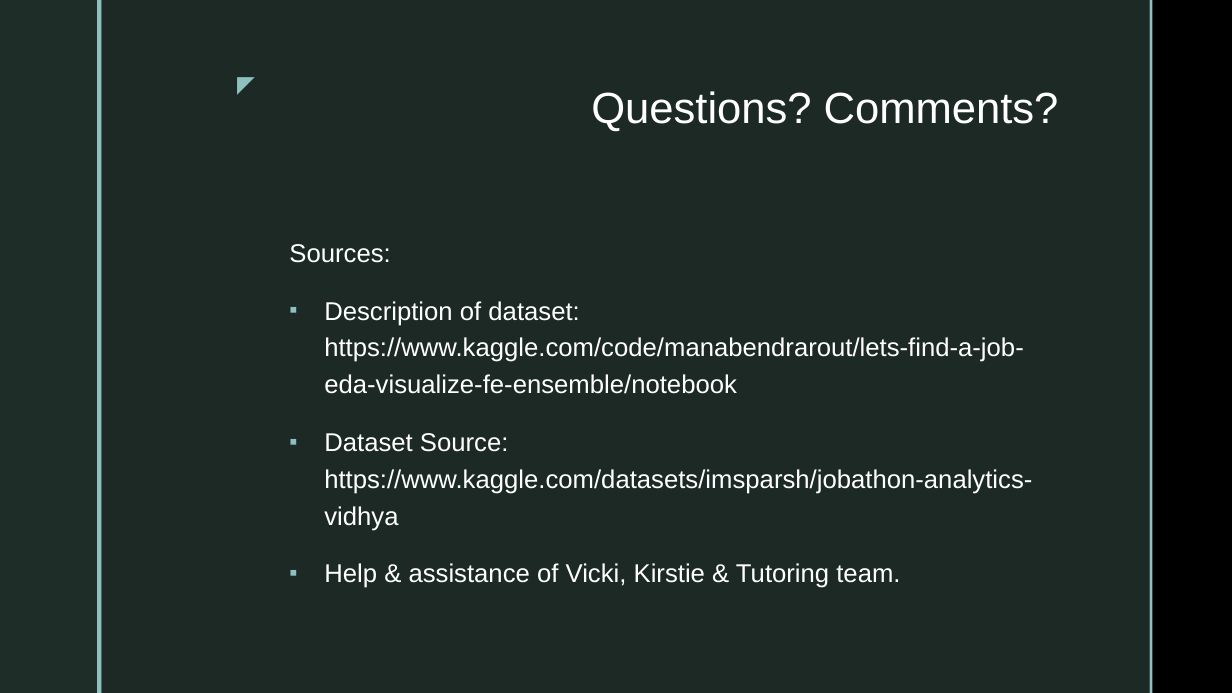
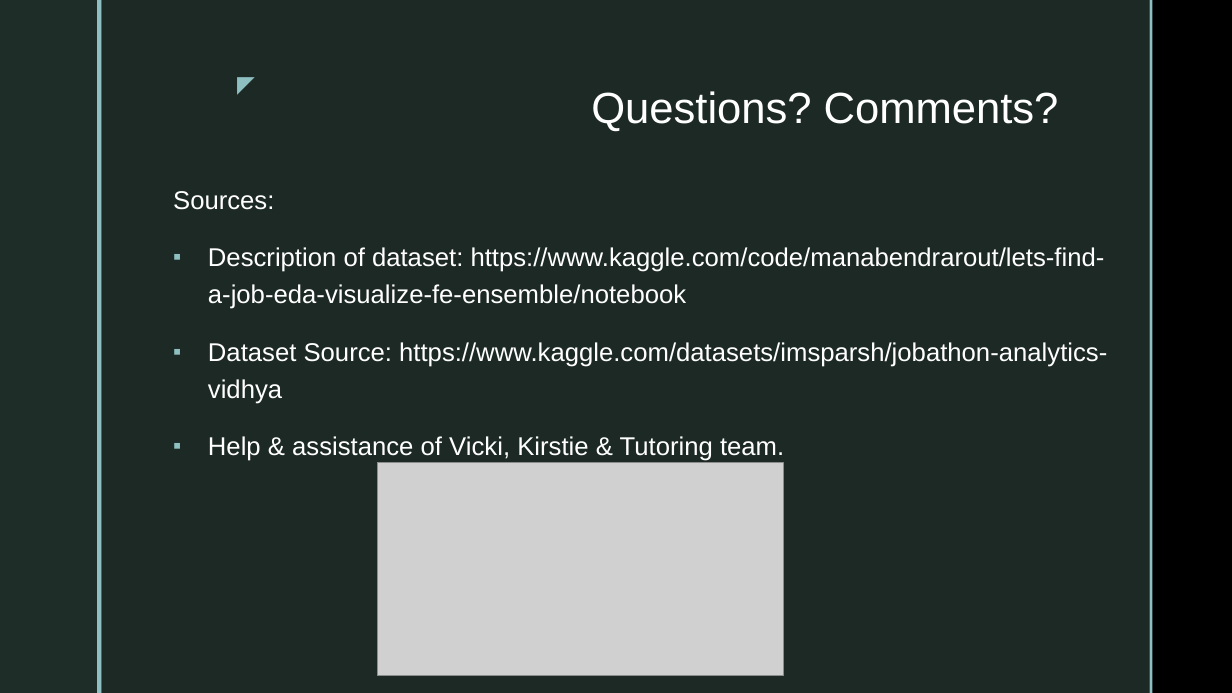
Before and after one commit to DannyBruzz/Project_4_Capstone, a slide deck: slide 8 of Project_4_pp.pptx. Drawn at 1232x693 pixels with LibreOffice and Linux fonts; fonts in the diff are those of the drawing; grey boxes stand for pictures; background and template pictures are left out. Boxes give left, top, right and bottom in pixels: in the first picture for what was removed or moved away, otherwise in the second. Text is boxed around its words. In the diff, an @@ line names an element or a change of style, - is before the commit and + after.

```diff
--- a/Project_4_pp.pptx
+++ b/Project_4_pp.pptx
@@ text "Sources:" rewrapped from <box>289,244,1032,588</box> to <box>173,191,1107,461</box> @@
@@ picture added at <box>378,463,784,676</box> @@
```
Also in this commit, not shown: 6 other slides changed, 1 other file.
